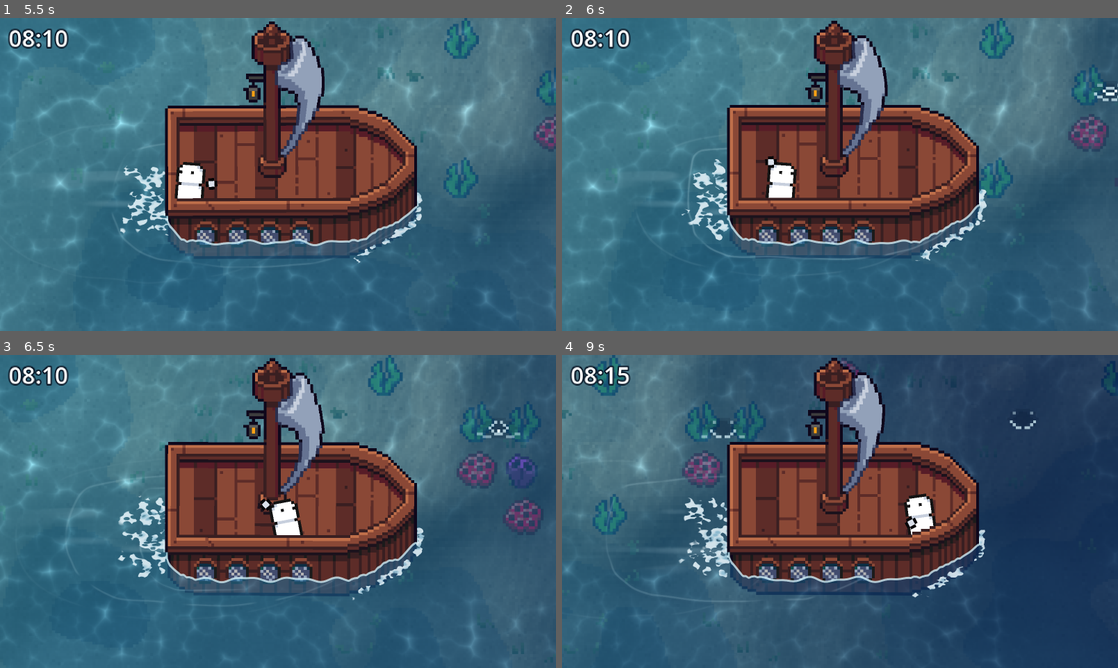
Above: before the commit, frames 1-4 (two rows, left to right).
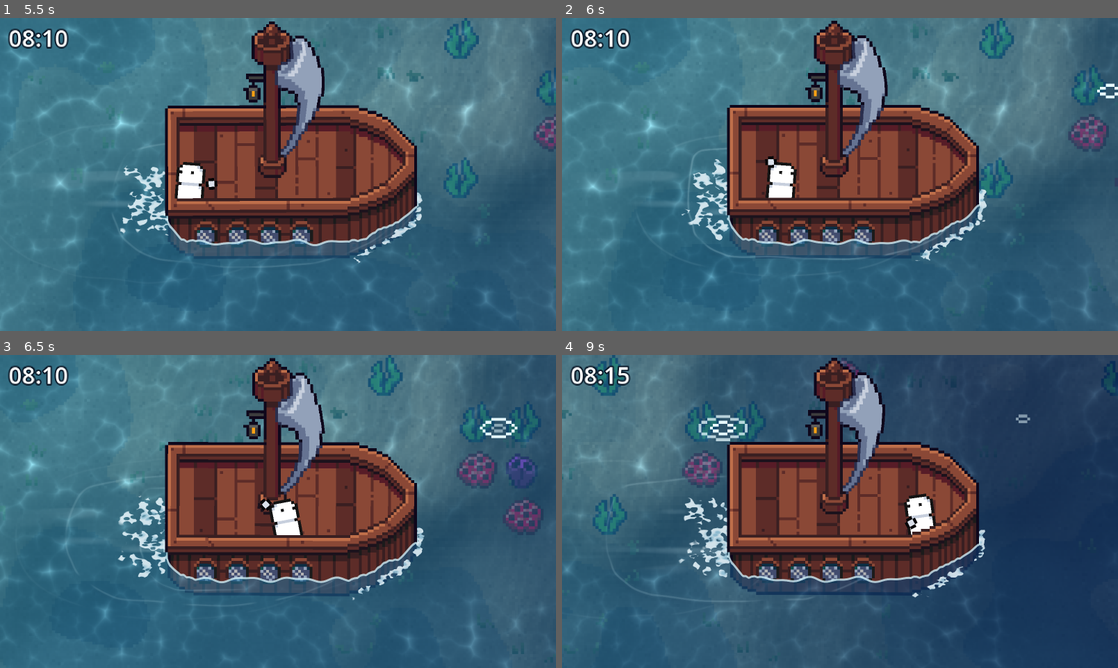
Above: after the commit, the same moments.

Repository: megalodooon/fishing-game
Game: Godot game, scene res://ui/loading/loading_screen.tscn
Two runs of this game, one before a commit and one after it. Both use one fixed random seed, a clock stepped at 60 frames per second and the inputs below.
Inputs (mouse positions are in pixels of both pictures, inside the frame that each line leads up to):
- Up to frame 1 (5.5 s): move the mouse to (400, 158) at 0.52 s; hold D (right) 0.53-1.28 s; hold Up (anchor) 0.53-1.28 s; move the mouse to (166, 190) at 1.27 s; hold S (down) 1.28-2.03 s; click (166, 190) at 1.35 s; move the mouse to (333, 105) at 2.02 s; hold D (right) 2.03-2.78 s; hold Up (anchor) 2.03-2.78 s; move the mouse to (250, 237) at 2.77 s; hold Right (speed_up) 2.78-3.53 s; click (250, 237) at 2.85 s; move the mouse to (444, 221) at 3.52 s; hold Up (anchor) 3.53-4.28 s; hold A (left) 3.53-5.03 s; move the mouse to (111, 127) at 4.27 s; click (111, 127) at 4.35 s; move the mouse to (305, 174) at 5.02 s; hold S (down) from 5.03 s (still down); hold Up (anchor) from 5.03 s (still down)
- Up to frame 2 (6 s): move the mouse to (756, 96) at 5.77 s; release S (down) at 5.78 s; release Up (anchor) at 5.78 s; hold D (right) from 5.78 s (still down); click (756, 96) at 5.85 s
- Up to frame 3 (6.5 s): keep holding D (right)
- Up to frame 4 (9 s): move the mouse to (962, 495) at 6.52 s; release D (right) at 6.53 s; hold Right (speed_up) 6.53-7.28 s; hold Up (anchor) 6.53-7.28 s; move the mouse to (728, 527) at 7.27 s; hold D (right) 7.28-8.03 s; click (728, 527) at 7.35 s; move the mouse to (895, 442) at 8.02 s; hold S (down) 8.03-8.78 s; hold Up (anchor) 8.03-8.78 s; move the mouse to (812, 574) at 8.77 s; hold A (left) from 8.78 s (still down); click (812, 574) at 8.85 s

Frame 1 is identical in both runs. In frame 2, 0.2% of the frame differs, in the area x 95-100%, y 20-27%; in frame 3, 0.3%; in frame 4, 0.5%, in the area x 24-86%, y 18-28%.

Commit message:
Draw fishing spots as full angled pixel circles
The ripples broke up into arcs as they faded, the far half faded first,
and bubbles and a dark center sat in the middle. Now a spot is only
complete rings: pixel ellipses at a 2 to 1 angle (squash 0.5, the same
as the bobber's rings) that start in the middle every second, spread out
at a steady speed, and fade in and out in 4 brightness steps.

Rings grow one whole pixel row at a time and take their width from it,
so every ring keeps the same clean 2 to 1 shape instead of alternating
between rounder and flatter ones. Rings start every 1 s, which keeps
them 2 rows apart, so they never touch. Bigger spots have room for more
rings and smaller ones for fewer, without any jump when the size
changes. The shadow and bubbles are gone, along with the unused filled
ellipse helper.

Co-Authored-By: Claude Opus 5.5 <noreply@anthropic.com>
Claude-Session: https://claude.ai/code/session_01QmG7kzFDdbJ9utRT2GsX3W

Diff:
--- a/godot/components/pixel_ellipse/pixel_ellipse.gd
+++ b/godot/components/pixel_ellipse/pixel_ellipse.gd
@@ -9,7 +9,6 @@
 
 #------------------------#
 static var outlines : Dictionary = {}
-static var fills : Dictionary = {}
 #------------------------#
 
 
@@ -37,17 +36,6 @@
 	outlines[radius] = corners
 	return corners
 
-# The filled ellipse as one rect per row of pixels.
-static func rows(radius : Vector2i) -> Array[Rect2]:
-	if fills.has(radius):
-		return fills[radius]
-	var result : Array[Rect2] = []
-	for y in range(-radius.y, radius.y + 1):
-		var half : int = column_height(Vector2i(radius.y, radius.x), absi(y))
-		result.append(Rect2(-half - 0.5, y - 0.5, half * 2 + 1, 1.0))
-	fills[radius] = result
-	return result
-
 # A pixel at the bend of an L shaped step, which the line doesn't need because
 # its two neighbors already touch corner to corner.
 static func is_doubled(cells : Dictionary, cell : Vector2i) -> bool:
--- a/godot/fishing/fishing_spots/fishing_spot.gd
+++ b/godot/fishing/fishing_spots/fishing_spot.gd
@@ -4,8 +4,6 @@
 
 const GROUP : StringName = &"fishing_spots"
 const MAX_SCORE : int = 5
-const RING_START : float = 1.5
-const BUBBLE_FRAMES : int = 3
 
 #------------------------#
 @export var radius : float = 10.0
@@ -15,18 +13,12 @@
 @export var resizeSpeed : float = 4.0
 
 @export_group("Look")
-@export_range(0.1, 1.0) var squash : float = 0.55
+@export_range(0.1, 1.0) var squash : float = 0.5
 @export var frameRate : float = 12.0
-@export var ringColors : PackedColorArray = PackedColorArray([Color(0.9, 0.99, 1.0, 1.0), Color(0.86, 0.97, 1.0, 0.72), Color(0.86, 0.97, 1.0, 0.45)])
 @export var ringSpeed : float = 4.0
-@export var ringInterval : Vector2 = Vector2(1.0, 1.2)
-@export_range(0.0, 1.0) var ringOpen : float = 0.45
-@export_range(0.0, 1.0) var farSideAge : float = 0.25
-@export var shadowColor : Color = Color(0.0, 0.06, 0.16, 0.17)
-@export_range(0.0, 1.0) var shadowSize : float = 0.55
-@export var bubbleColor : Color = Color(0.92, 0.99, 1.0, 1.0)
-@export var bubbleInterval : Vector2 = Vector2(0.4, 1.2)
-@export_range(0.0, 1.0) var bubbleSpread : float = 0.35
+@export var ringInterval : float = 1.0
+@export var ringColor : Color = Color(0.9, 0.98, 1.0, 1.0)
+@export_range(1, 8) var fadeSteps : int = 4
 
 var sizeScale : float = 1.0
 var lifetimeScale : float = 1.0
@@ -37,8 +29,6 @@
 var life : float = 0.0
 var rings : PackedFloat32Array = PackedFloat32Array()
 var ringTimer : float = 0.0
-var bubbles : PackedVector3Array = PackedVector3Array()
-var bubbleTimer : float = 0.0
 var frame : int = -1
 var framePhase : float = 0.0
 var random : RandomNumberGenerator = RandomNumberGenerator.new()
@@ -50,6 +40,7 @@
 	size = target_size()
 	life = random.randf_range(lifetime.x, lifetime.y)
 	framePhase = random.randf()
+	ringTimer = random.randf() * ringInterval * 0.5
 	if Engine.is_editor_hint():
 		presence = 1.0
 		return
@@ -66,16 +57,16 @@
 			queue_free()
 			return
 	update_rings(delta)
-	bubbleTimer -= delta
 	var tick : int = floori(age * frameRate + framePhase)
 	if tick != frame:
 		frame = tick
-		update_bubbles()
 		queue_redraw()
 
 func target_size() -> float:
 	return radius * (1.0 if Engine.is_editor_hint() else sizeScale)
 
+# No new rings start after this, the ones already out finish spreading, and
+# the spot frees itself once they are gone.
 func disappear() -> void:
 	leaving = true
 
@@ -86,48 +77,25 @@
 			rings.remove_at(i)
 	ringTimer -= delta
 	if ringTimer <= 0.0:
-		ringTimer += maxf(random.randf_range(ringInterval.x, ringInterval.y), 0.05)
+		ringTimer += maxf(ringInterval, 0.05)
 		if not leaving:
-			rings.append(RING_START)
-
-func update_bubbles() -> void:
-	for i in range(bubbles.size() - 1, -1, -1):
-		if frame - int(bubbles[i].z) >= BUBBLE_FRAMES:
-			bubbles.remove_at(i)
-	if bubbleTimer <= 0.0 and not leaving:
-		bubbleTimer = random.randf_range(bubbleInterval.x, bubbleInterval.y)
-		var offset : Vector2 = Vector2.from_angle(random.randf() * TAU) * sqrt(random.randf()) * size * bubbleSpread
-		bubbles.append(Vector3(roundf(offset.x), roundf(offset.y * squash), frame))
+			rings.append(0.0)
 
 func _draw() -> void:
-	if size <= 0.0 or ringColors.is_empty():
-		return
-	var shade : float = size * shadowSize * presence
-	for reach : float in [shade, shade * 0.6]:
-		if reach >= 0.5:
-			for row in PixelEllipse.rows(pixel_radius(reach)):
-				draw_rect(row, shadowColor)
 	for ring in rings:
-		var near : float = clampf(ring / size, 0.0, 1.0)
-		var far : float = minf(near + farSideAge, 1.0)
-		var shape : Vector2i = pixel_radius(ring)
-		for corner in PixelEllipse.outline(shape):
-			var progress : float = far if corner.y < -0.5 else near
-			var gap : float = clampf((progress - ringOpen) / maxf(1.0 - ringOpen, 0.001), 0.0, 1.0) * PI / 4.0
-			if gap <= 0.0 or diagonal_closeness(corner + Vector2(0.5, 0.5), shape) > gap:
-				draw_rect(Rect2(corner, Vector2.ONE), ringColors[mini(floori(progress * ringColors.size()), ringColors.size() - 1)])
-	for bubble in bubbles:
-		var step : int = frame - int(bubble.z)
-		draw_rect(Rect2(bubble.x - 0.5, bubble.y - 0.5, 1.0, 1.0), bubbleColor if step == 1 else Color(bubbleColor, bubbleColor.a * 0.5))
+		var shape : Vector2i = pixel_shape(ring)
+		var strength : float = roundf(sin(clampf(ring / size, 0.0, 1.0) * PI) * fadeSteps) / fadeSteps
+		if shape.y > 0 and strength > 0.0:
+			var color : Color = Color(ringColor, ringColor.a * strength)
+			for corner in PixelEllipse.outline(shape):
+				draw_rect(Rect2(corner, Vector2.ONE), color)
 
-# How far a pixel on an outline is from the nearest of the top, bottom, left
-# and right points, as an angle: 0 there, up to PI / 4 on the diagonals.
-func diagonal_closeness(pixel : Vector2, shape : Vector2i) -> float:
-	var angle : float = absf(atan2(pixel.y / (shape.y + PixelEllipse.PAD), pixel.x / (shape.x + PixelEllipse.PAD)))
-	return absf(fposmod(angle + PI / 4.0, PI / 2.0) - PI / 4.0)
-
-func pixel_radius(value : float) -> Vector2i:
-	return Vector2i(roundi(value), roundi(value * squash))
+# The pixel ellipse of a circle with this radius on the water. Rings grow a
+# whole row at a time and take their width from it, so every ring keeps the
+# same angled look (2 to 1 with the default squash).
+func pixel_shape(reach : float) -> Vector2i:
+	var height : int = roundi(reach * squash)
+	return Vector2i(roundi(height / squash), height)
 
 # How far a point is from the middle of the spot: 0 in the middle, 1 at the
 # edge. The spot is a circle on the water seen at an angle, so up and down
